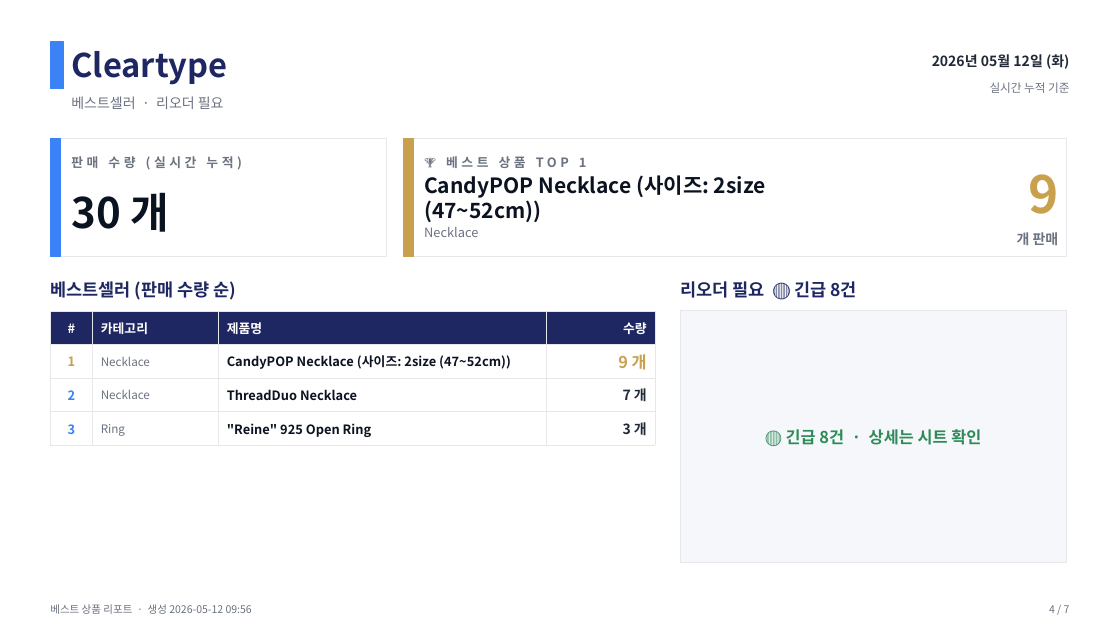
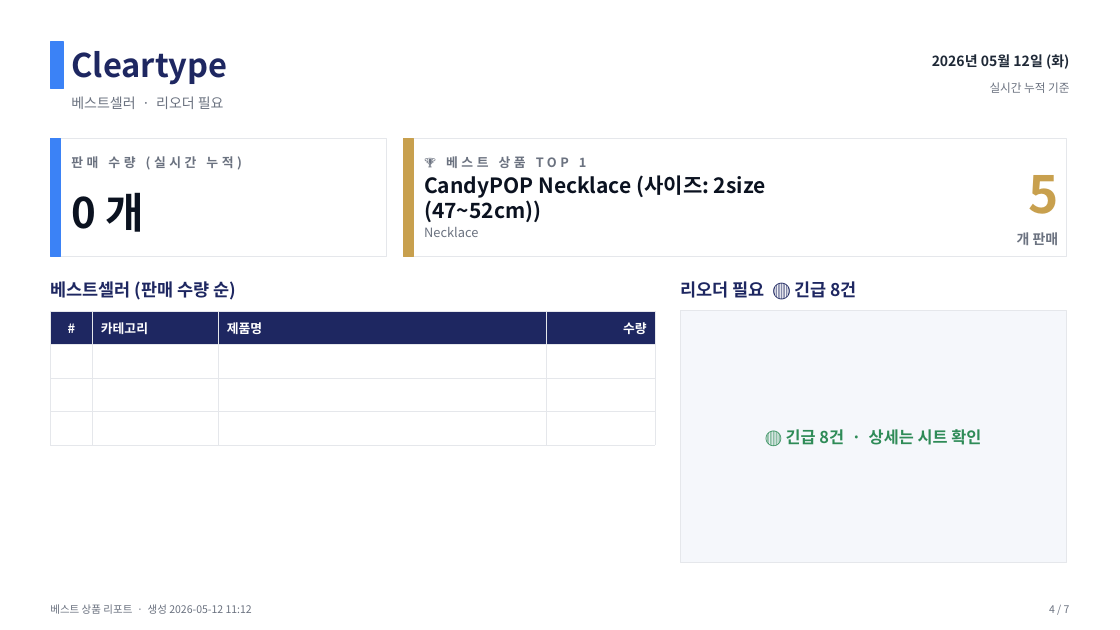
Before and after one commit to j65209/Brightbeed, a slide deck: slide 4 of data/sales-report.pptx. Drawn at 1120x630 pixels with LibreOffice and Linux fonts; fonts in the diff are those of the drawing. Boxes give left, top, right and bottom in pixels: in the first picture for what was removed or moved away, otherwise in the second. Text is boxed around its words. In the diff, an @@ line names an element or a change of style, - is before the commit and + after.

Commit message:
chore: 매출 PPT 업로드 (best-sellers-2026-05-12.pptx) — Phase 2 테스트

```diff
--- a/data/sales-report.pptx
+++ b/data/sales-report.pptx
@@ text at [1028,175,1058,214]: text changed @@
-9
+5
@@ text at [71,192,145,232]: text changed @@
-30 개
+0 개
@@ table at [50,311,655,395] @@
-row 2: 1 | Necklace | CandyPOP Necklace (사이즈: 2size (47~52cm)) | 9 개
+row 2:  |  |  | 
-row 3: 2 | Necklace | ThreadDuo Necklace | 7 개
+row 3:  |  |  | 
-row 4: 3 | Ring | "Reine" 925 Open Ring | 3 개
+row 4:  |  |  | 
@@ text at [50,604,252,614]: text changed @@
-베스트 상품 리포트 · 생성 2026-05-12 09:56
+베스트 상품 리포트 · 생성 2026-05-12 11:12
```
Also in this commit, not shown: 6 other slides changed.
